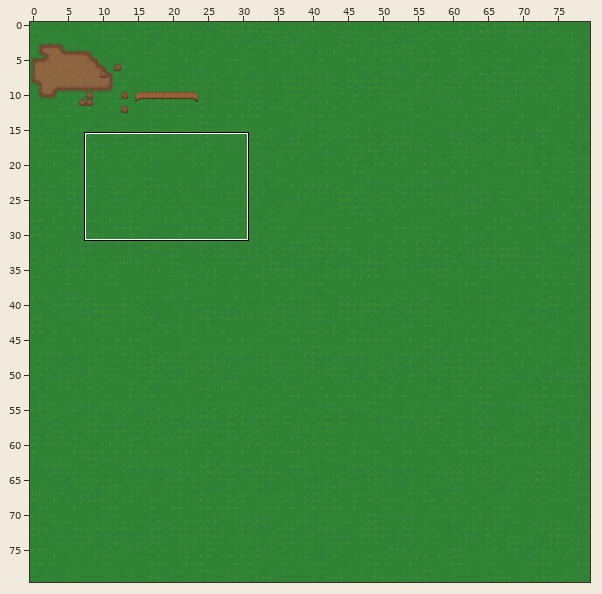
Tiled map, stored at Some2DRPG/Some2DRPGContent/Maps/sandbox.tmx. Above: a wide view before the commit, with the close-up outlined.
Close-up. Before the edit:
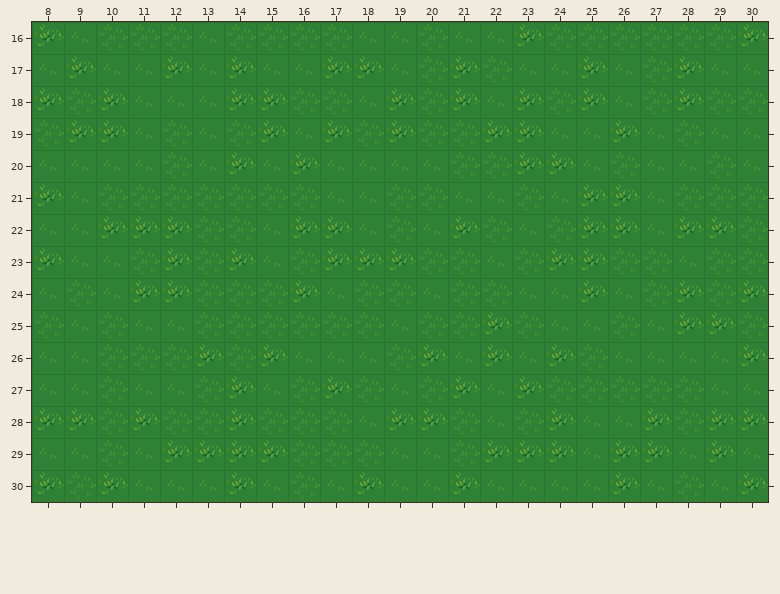
Cells are 32x32 px. Shown: x 8..30, y 16..30.
Once edited:
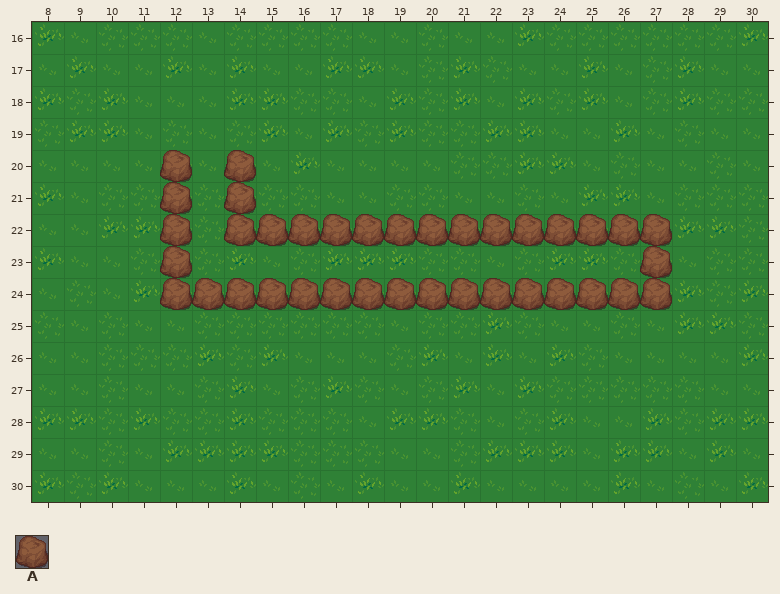
Key: from "mountains": A 94.
_ is an empty cell, . an unchanged one.
Change:
--- layer "Tile Layer 3"
@@ x 12..27 @@
-20 _._.............
-21 _._.............
-22 _.______________
-23 _.............._
-24 ________________
+20 A.A.............
+21 A.A.............
+22 A.AAAAAAAAAAAAAA
+23 A..............A
+24 AAAAAAAAAAAAAAAA
Pixel boxes of the changes (left, top, right, bottom) in both close-ups:
added: (160, 150, 672, 310)
